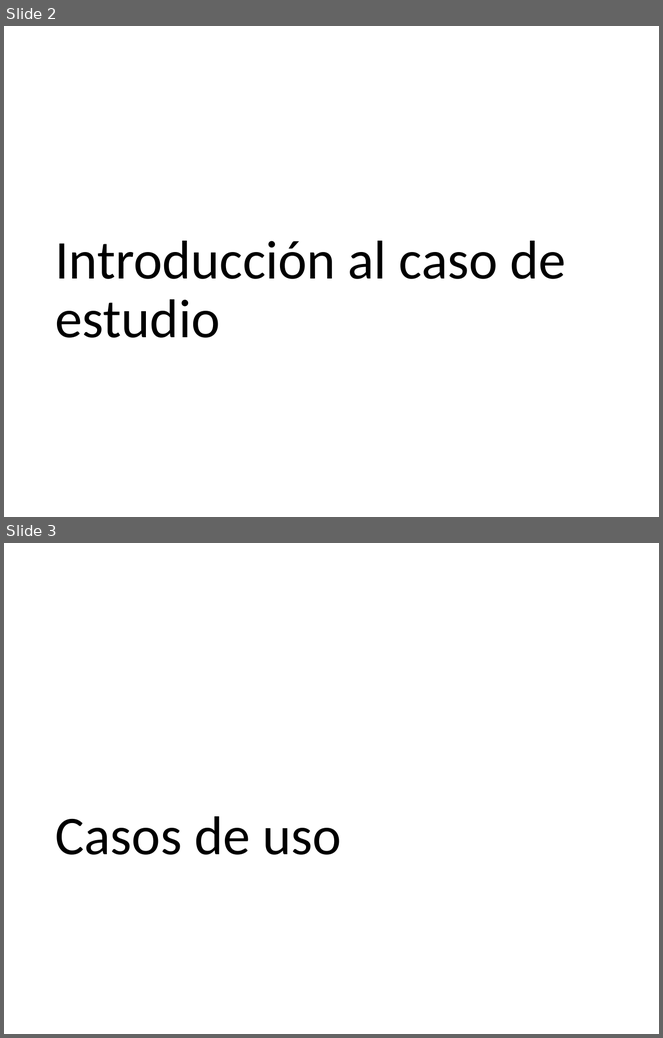
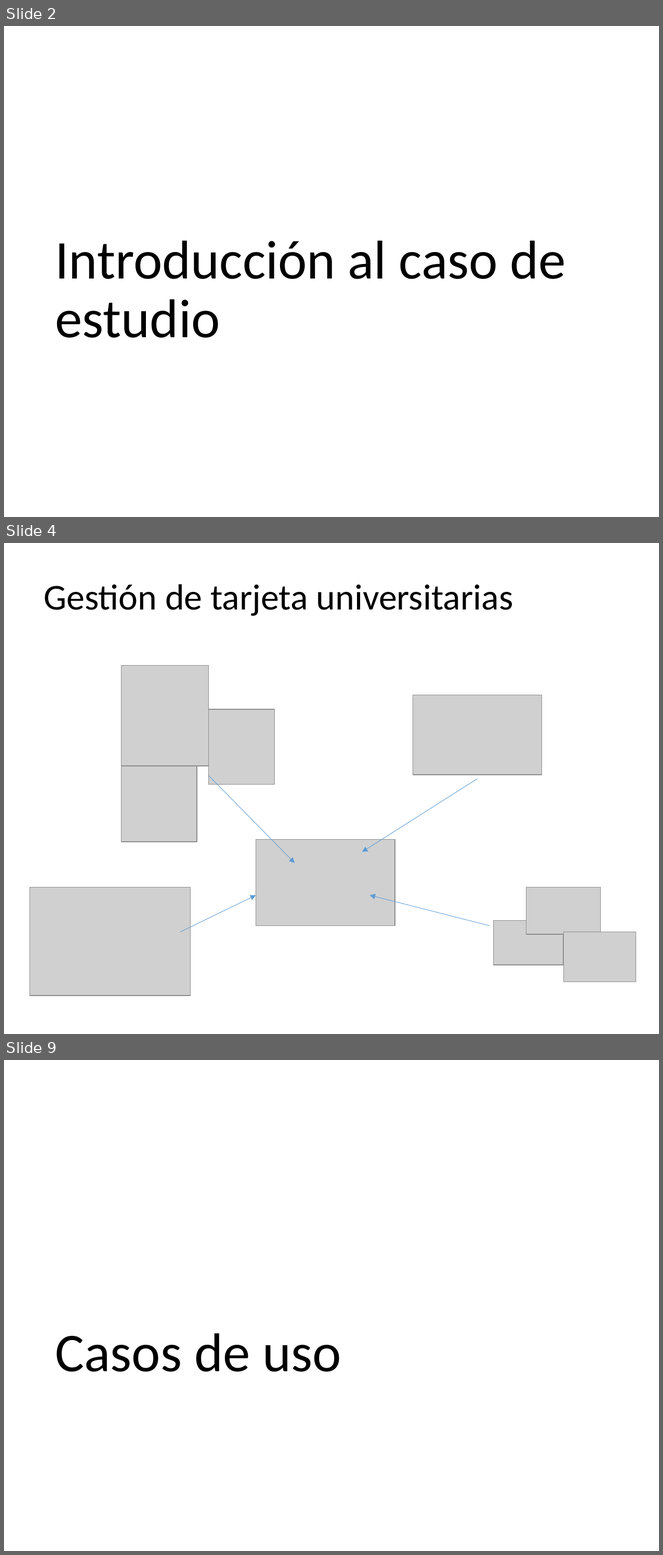
Before and after one commit to eruizgar91/GTU14, a slide deck: docs/Presentacion1/Gestión de Tarjetas Universitarias v2.pptx. Shown one above the other, each under a label of ours: slides 2 and 3 before the commit, slides 2, 4 and 9 after it; the slides between them are not shown. The pictures are 663x1038 and 663x1555 pixels, drawn with LibreOffice and Linux fonts; fonts in the diff are those of the drawing; grey boxes stand for pictures. Boxes give left, top, right and bottom in pixels: in the first picture for what was removed or moved away, otherwise in the second. Text is boxed around its words. In the diff, an @@ line names an element or a change of style, - is before the commit and + after.

```diff
--- a/docs/Presentacion1/Gestión de Tarjetas Universitarias v2.pptx
+++ b/docs/Presentacion1/Gestión de Tarjetas Universitarias v2.pptx
@@ slide 4 added at bbox=[4, 543, 659, 1034], background #FFFFFF @@
@@ text added at bbox=[44, 584, 514, 616], 40 pt, text #000000 @@
+Gestión de tarjeta universitarias
@@ picture added at bbox=[122, 666, 209, 767] @@
@@ picture added at bbox=[413, 695, 542, 775] @@
@@ picture added at bbox=[209, 709, 274, 785] @@
@@ picture added at bbox=[122, 767, 197, 843] @@
@@ arrow added from (209, 775) to (295, 863), #5B9BD5 0.5 pt @@
@@ arrow added from (478, 779) to (362, 852), #5B9BD5 0.5 pt @@
@@ picture added at bbox=[256, 840, 395, 926] @@
@@ picture added at bbox=[30, 888, 191, 996] @@
@@ arrow added from (180, 932) to (256, 896), #5B9BD5 0.5 pt @@
@@ arrow added from (490, 926) to (370, 896), #5B9BD5 0.5 pt @@
@@ picture added at bbox=[526, 888, 601, 935] @@
@@ picture added at bbox=[493, 921, 564, 965] @@
@@ picture added at bbox=[564, 932, 636, 982] @@
@@ what was slide 3 is now slide 9 @@
```
Also in this commit, not shown: 8 other slides added.
